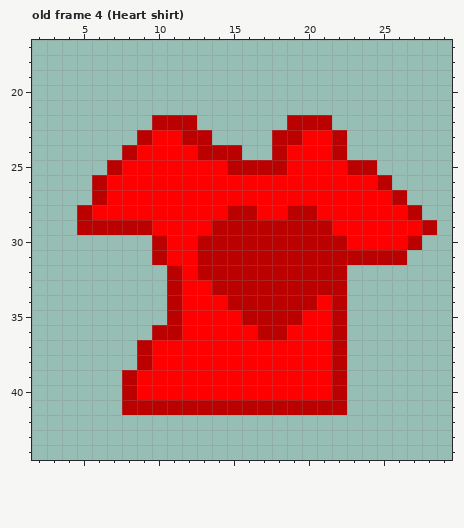
One commit to this pixel-art file: Assets/Resources/Clothes/Torso Right.aseprite. Above: the version before the commit.
32x64 pixels, 45 frames. Shown: old frame 4 (Heart shirt): x 2..29, y 17..44. The commit also changed other frames, which this record leaves out.
After the commit:
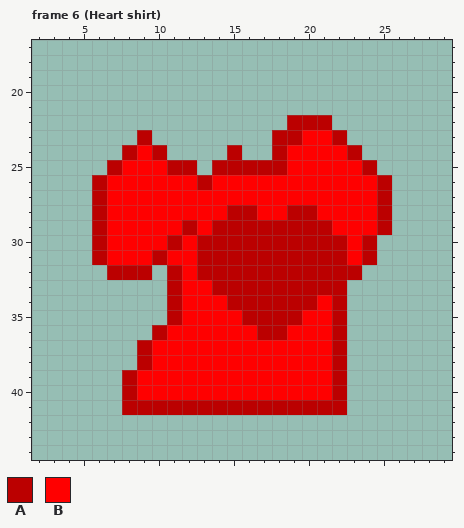
Palette (. is transparent): A #bb0000  B #ff0000
A new or re-ordered frame is compared with the old frame closest to it.
Changes in this commit:
frames 45 -> 72
Frame 6 (Heart shirt) is new; against old frame 4 (Heart shirt), layer "Layer 3":
The author put colour A in row 24 at x 23; in rows 30 to 31 at x 6; in row 32 at x 7 to 9 and 23.
Colour B becomes colour A in row 24 at x 10; in row 25 at x 11 to 12 and 14; in row 26 at x 13; in row 27 at x 25; in row 28 at x 6 and 25; in row 29 at x 12 and 25.
Colour B becomes colour A in row 30 at x 11 and 24.
The author put colour B in rows 30 to 31 at x 7 to 9.
Colour A becomes colour B in row 24 at x 22; in row 25 at x 23; in row 29 at x 7 to 9; in row 30 at x 10; in row 31 at x 23; in row 36 at x 11.
The author cleared colour A in row 22 at x 10 to 12; in row 23 at x 12 to 13; in row 24 at x 13 to 14; in row 27 at x 26; in row 28 at x 5 and 27; in row 29 at x 5 and 28.
The author cleared colour A in row 30 at x 27; in row 31 at x 25 to 26.
The author cleared colour B in row 23 at x 10 to 11; in row 24 at x 11 to 12; in row 25 at x 13; in row 28 at x 26; in row 29 at x 26 to 27; in row 30 at x 25 to 26.
